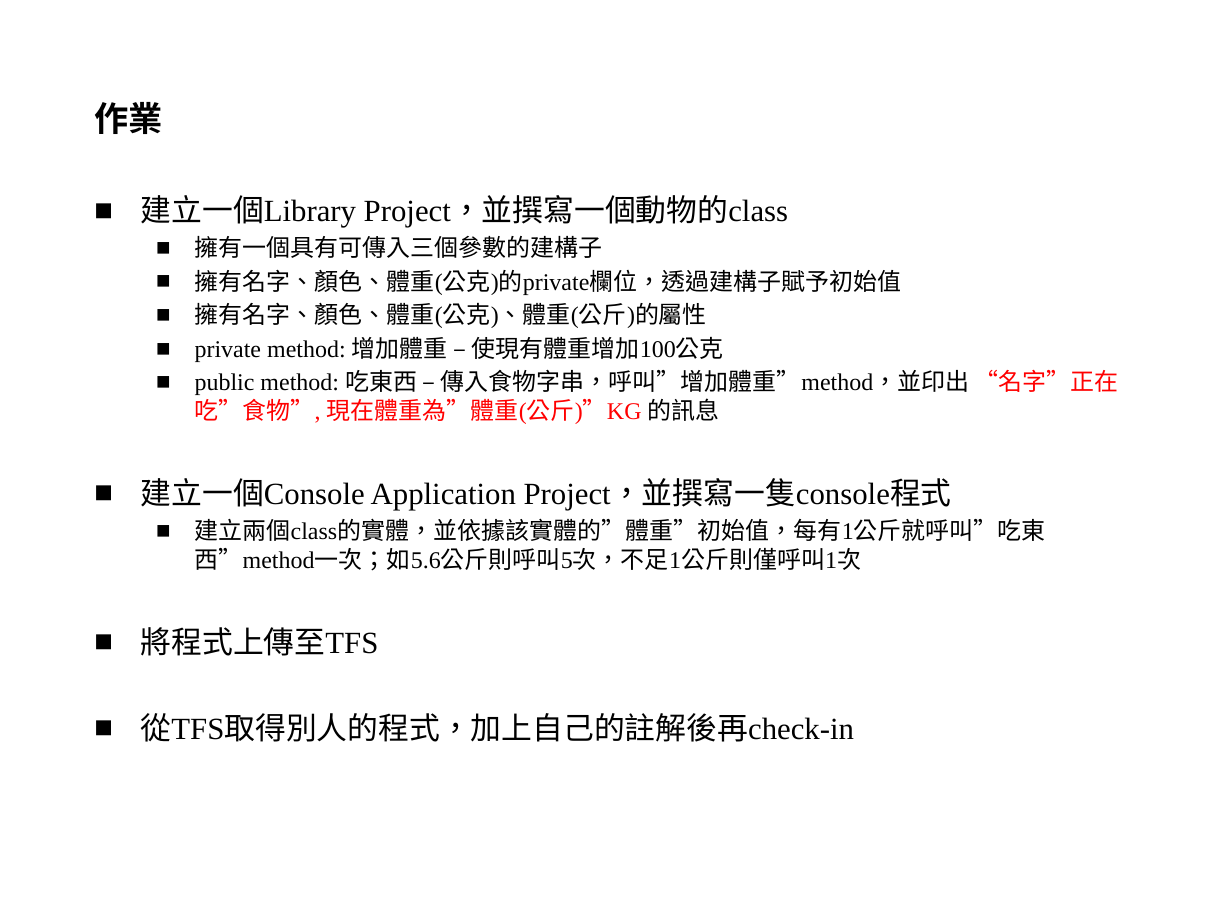
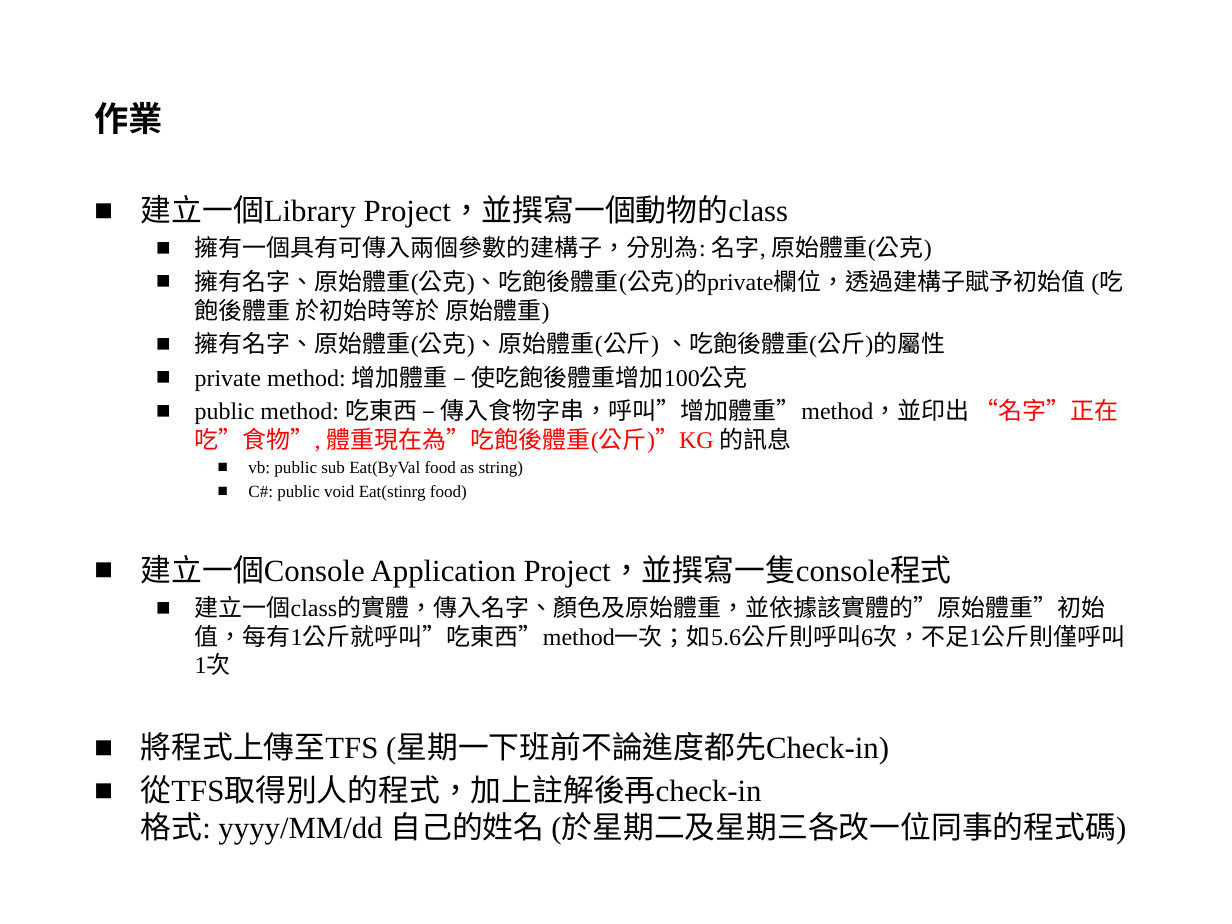
Before and after one commit to YiChiLin/TrainingPackage, a slide deck: slide 14 of 簡報及DB/.Net開發環境.pptx. Drawn at 1232x924 pixels with LibreOffice and Linux fonts; fonts in the diff are those of the drawing; background and template pictures are left out. Boxes give left, top, right and bottom in pixels: in the first picture for what was removed or moved away, otherwise in the second. Text is boxed around its words. In the diff, an @@ line names an element or a change of style, - is before the commit and + after.

```diff
--- a/簡報及DB/.Net開發環境.pptx
+++ b/簡報及DB/.Net開發環境.pptx
@@ text at (195,235,1123,501): text changed @@
-  ■ 擁有一個具有可傳入三個參數的建構子
-  ■ 擁有名字、顏色、體重(公克)的private欄位，透過建構子賦予初始值
-  ■ 擁有名字、顏色、體重(公克)、體重(公斤)的屬性
-  ■ private method: 增加體重 – 使現有體重增加100公克
-  ■ public method: 吃東西 – 傳入食物字串，呼叫”增加體重”method，並印出 “名字”正在吃”食物”, 現在體重為”體重(公斤)”KG 的訊息
+  ■ 擁有一個具有可傳入兩個參數的建構子，分別為: 名字, 原始體重(公克)
+  ■ 擁有名字、原始體重(公克)、吃飽後體重(公克)的private欄位，透過建構子賦予初始值 (吃飽後體重 於初始時等於 原始體重)
+  ■ 擁有名字、原始體重(公克)、原始體重(公斤) 、吃飽後體重(公斤)的屬性
+  ■ private method: 增加體重 – 使吃飽後體重增加100公克
+  ■ public method: 吃東西 – 傳入食物字串，呼叫”增加體重”method，並印出 “名字”正在吃”食物”, 體重現在為”吃飽後體重(公斤)”KG 的訊息
+    ■ vb: public sub Eat(ByVal food as string)
+    ■ C#: public void Eat(stinrg food)
@@ text at (141,595,1126,844): text changed; size 14 to 18 pt @@
-  ■ 建立兩個class的實體，並依據該實體的”體重”初始值，每有1公斤就呼叫”吃東西”method一次；如5.6公斤則呼叫5次，不足1公斤則僅呼叫1次
-■ 將程式上傳至TFS
-■ 從TFS取得別人的程式，加上自己的註解後再check-in
+  ■ 建立一個class的實體，傳入名字、顏色及原始體重，並依據該實體的”原始體重”初始值，每有1公斤就呼叫”吃東西”method一次；如5.6公斤則呼叫6次，不足1公斤則僅呼叫1次
+■ 將程式上傳至TFS (星期一下班前不論進度都先Check-in)
+■ 從TFS取得別人的程式，加上註解後再check-in
+  格式: yyyy/MM/dd 自己的姓名 (於星期二及星期三各改一位同事的程式碼)
```
Also in this commit, not shown: 2 other slides changed, 1 other file.
